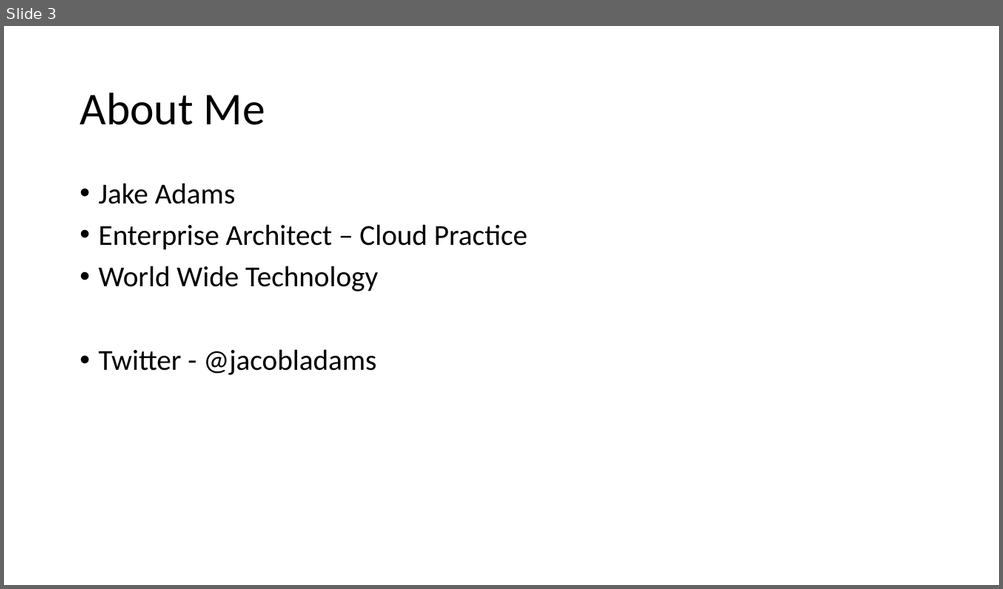
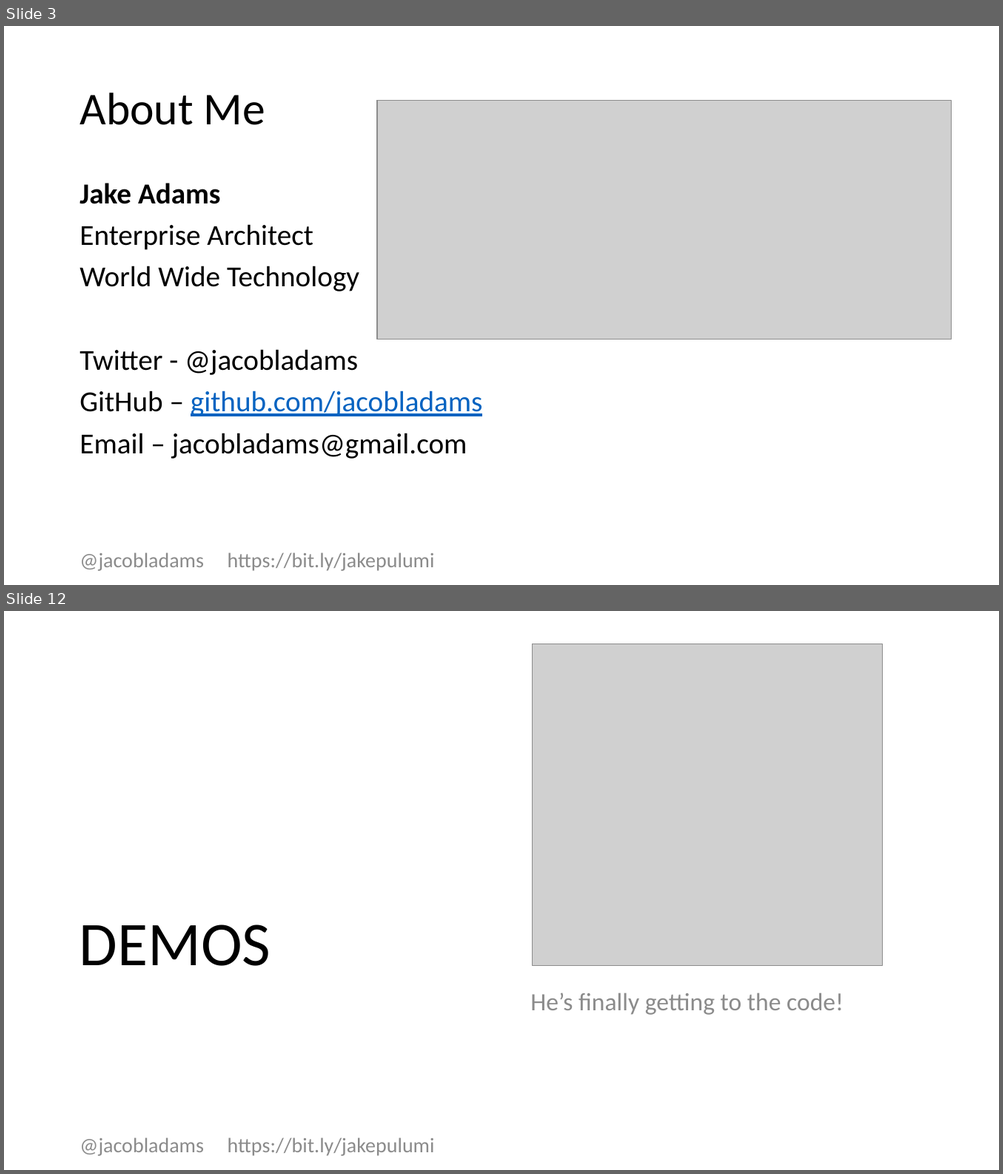
Before and after one commit to jacobladams/creating-cloud-infrastructure-with-c-sharp-and-pulumi, a slide deck: Creating Cloud Infrastructure with C# and Pulumi.pptx. Shown one above the other, each under a label of ours: slide 3 before the commit, slides 3 and 12 after it; the slides between them are not shown. The pictures are 1003x589 and 1003x1174 pixels, drawn with LibreOffice and Linux fonts; fonts in the diff are those of the drawing; grey boxes stand for pictures. Boxes give left, top, right and bottom in pixels: in the first picture for what was removed or moved away, otherwise in the second. Text is boxed around its words. In the diff, an @@ line names an element or a change of style, - is before the commit and + after.

Commit message:
Added more demos and slides

```diff
--- a/Creating Cloud Infrastructure with C# and Pulumi.pptx
+++ b/Creating Cloud Infrastructure with C# and Pulumi.pptx
@@ slide 12 added at <box>4,611,999,1170</box>, background #FFFFFF @@
@@ picture added at <box>532,644,882,966</box> @@
@@ title added at <box>79,925,271,966</box>, 60 pt, text #000000 @@
+DEMOS
@@ text added at <box>530,993,843,1015</box>, 24 pt, text #8C8C8C @@
+He’s finally getting to the code!
@@ text added at <box>79,1138,435,1156</box>, 20 pt, text #8C8C8C @@
+@jacobladams https://bit.ly/jakepulumi
@@ slide 3 changed as well @@
@@ picture added at <box>377,101,933,332</box> @@
@@ picture added at <box>377,101,950,339</box> @@
@@ text at <box>79,183,359,375</box>: bold on in "Jake Adams"; bullet • to none @@
@@ text at <box>79,224,313,250</box>: text changed @@
-• Enterprise Architect – Cloud Practice
+Enterprise Architect
@@ text at <box>79,391,483,459</box>: paragraphs added @@
+GitHub – github.com/jacobladams
+Email – jacobladams@gmail.com
@@ text added at <box>79,553,435,571</box>, 20 pt, text #8C8C8C @@
+@jacobladams https://bit.ly/jakepulumi
```
Also in this commit, not shown: 2 other slides changed, 9 other slides added, 2 slides removed, 35 other files.
